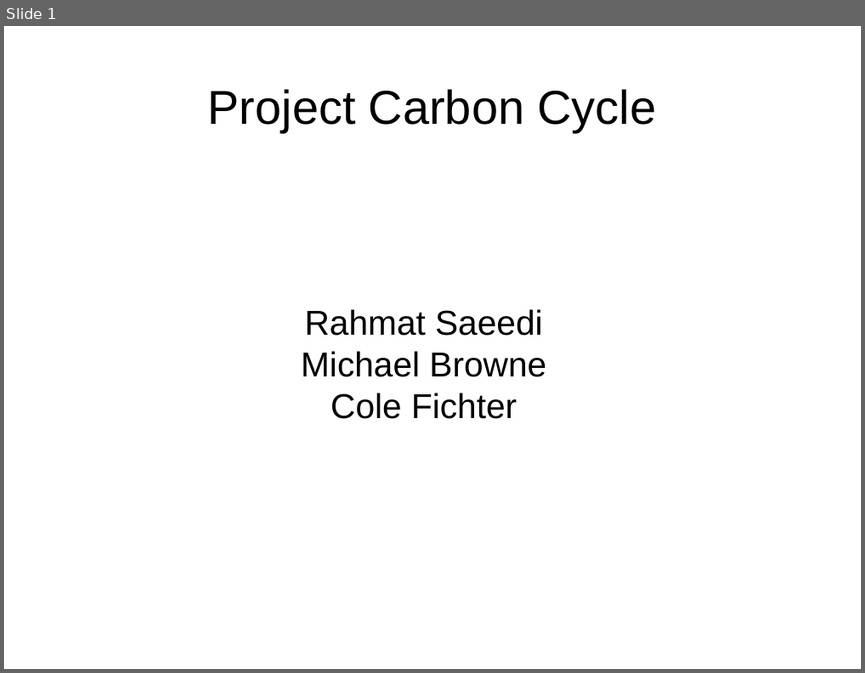
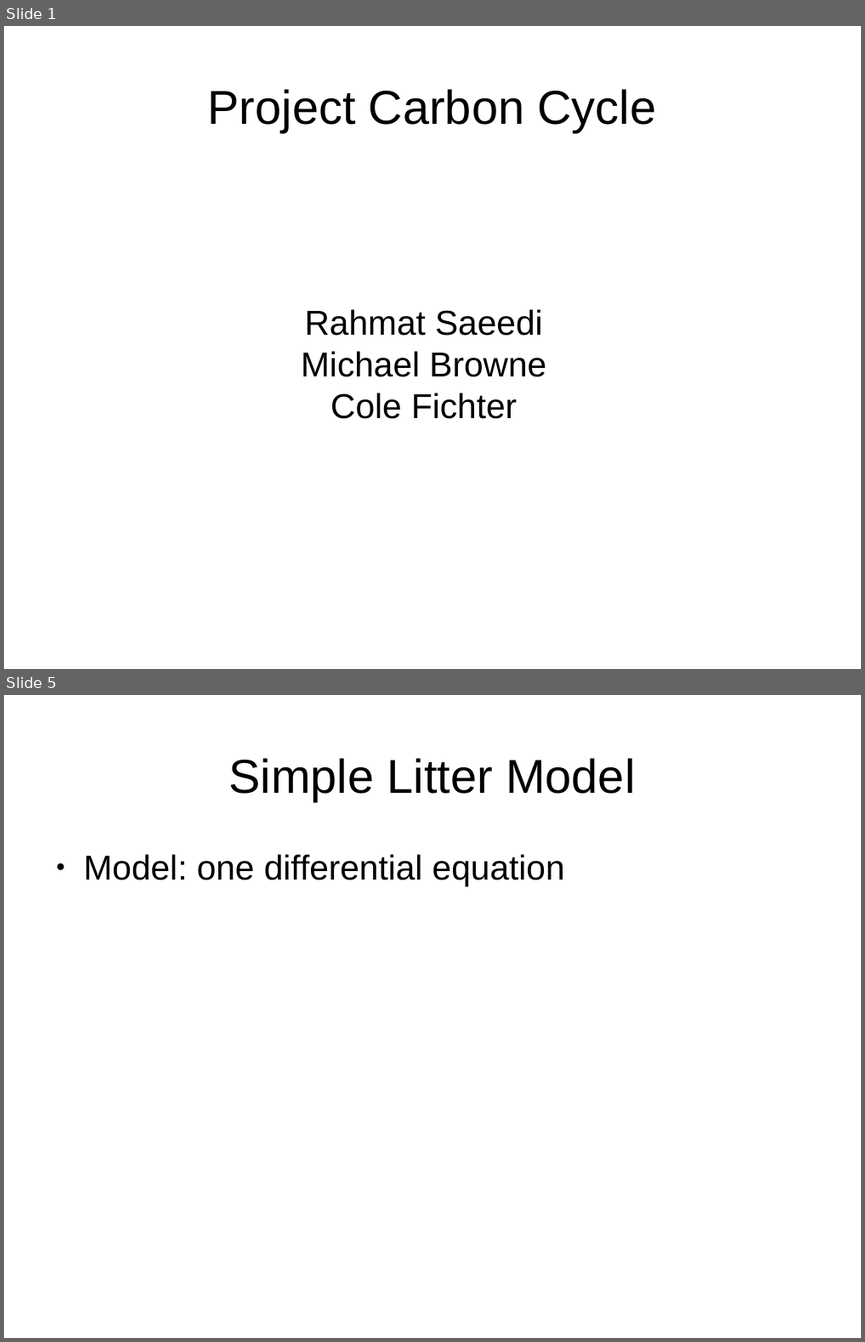
Before and after one commit to colefichter/math372_project_2, a slide deck: slides.odp. Shown one above the other, each under a label of ours: slide 1 before the commit, slides 1 and 5 after it; the slides between them are not shown. The pictures are 865x673 and 865x1342 pixels, drawn with LibreOffice and Linux fonts; fonts in the diff are those of the drawing. Boxes give left, top, right and bottom in pixels: in the first picture for what was removed or moved away, otherwise in the second. Text is boxed around its words. In the diff, an @@ line names an element or a change of style, - is before the commit and + after.

```diff
--- a/slides.odp
+++ b/slides.odp
@@ slide 5 added at (4, 695, 861, 1338), background #FFFFFF @@
@@ title added at (229, 758, 635, 801), 44 pt, text #000000 @@
+Simple Litter Model
@@ text added at (84, 854, 565, 886), 32 pt, text #000000 @@
+● Model: one differential equation
```
Also in this commit, not shown: 3 other slides added, 1 slide removed.
